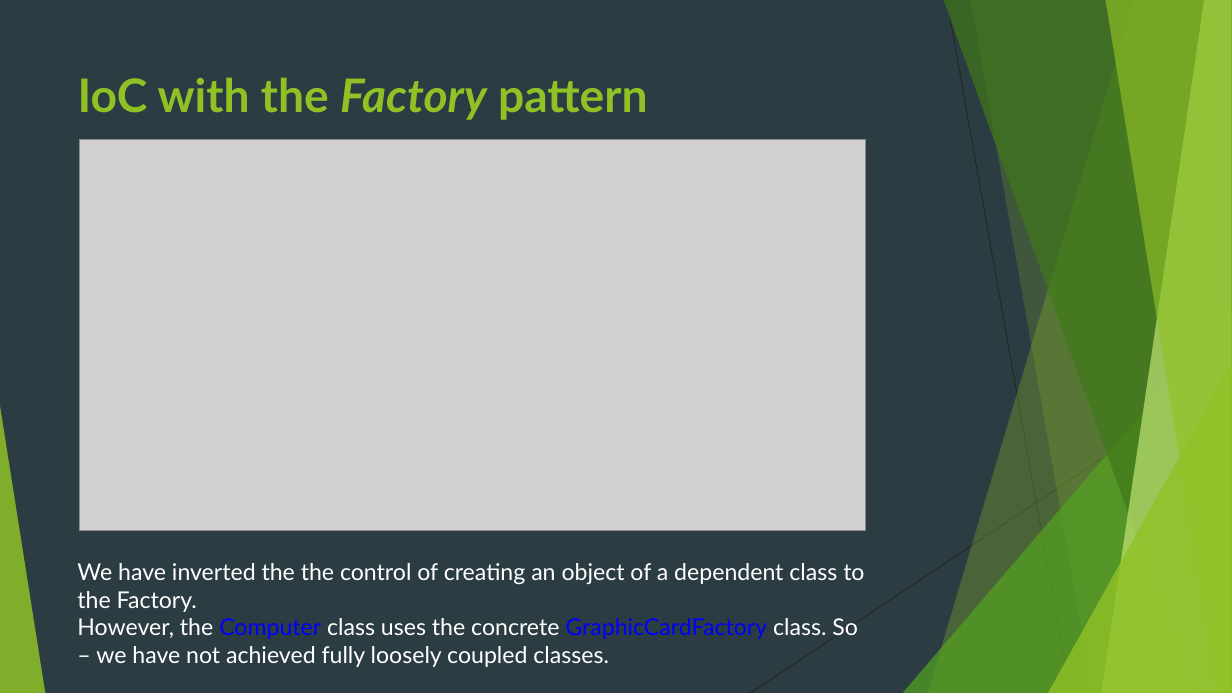
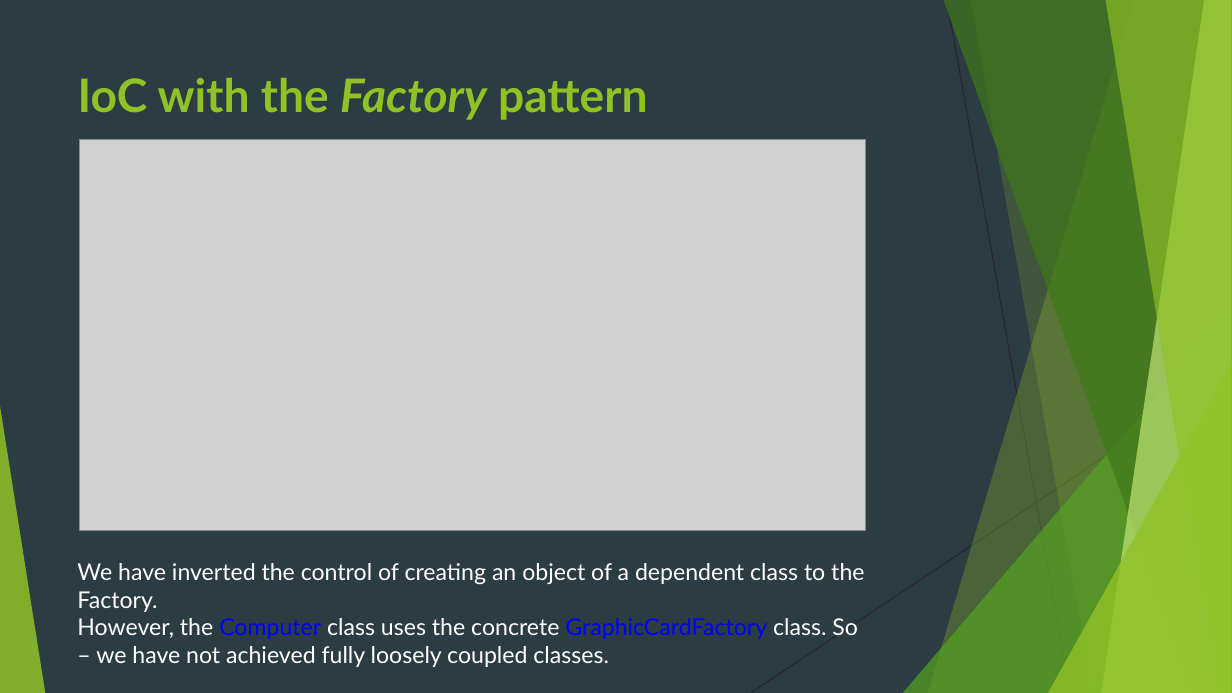
Before and after one commit to idanshal/sb-todo-app-tdp, a slide deck: slide 11 of course_data/presentations/practical_spring_boot_for_tdp.pptx. Drawn at 1232x693 pixels with LibreOffice and Linux fonts; fonts in the diff are those of the drawing; grey boxes stand for pictures. Boxes give left, top, right and bottom in pixels: in the first picture for what was removed or moved away, otherwise in the second. Text is boxed around its words. In the diff, an @@ line names an element or a change of style, - is before the commit and + after.

Commit message:
update presentation

```diff
--- a/course_data/presentations/practical_spring_boot_for_tdp.pptx
+++ b/course_data/presentations/practical_spring_boot_for_tdp.pptx
@@ text at (77, 563, 864, 667): text changed @@
-We have inverted the the control of creating an object of a dependent class to the Factory.
-However, the Computer class uses the concrete GraphicCardFactory class. So – we have not achieved fully loosely coupled classes.
+We have inverted the control of creating an object of a dependent class to the Factory.
+However, the Computer class uses the concrete GraphicCardFactory class. So – we have not achieved fully loosely coupled classes.
```
Also in this commit, not shown: 3 other slides changed.
